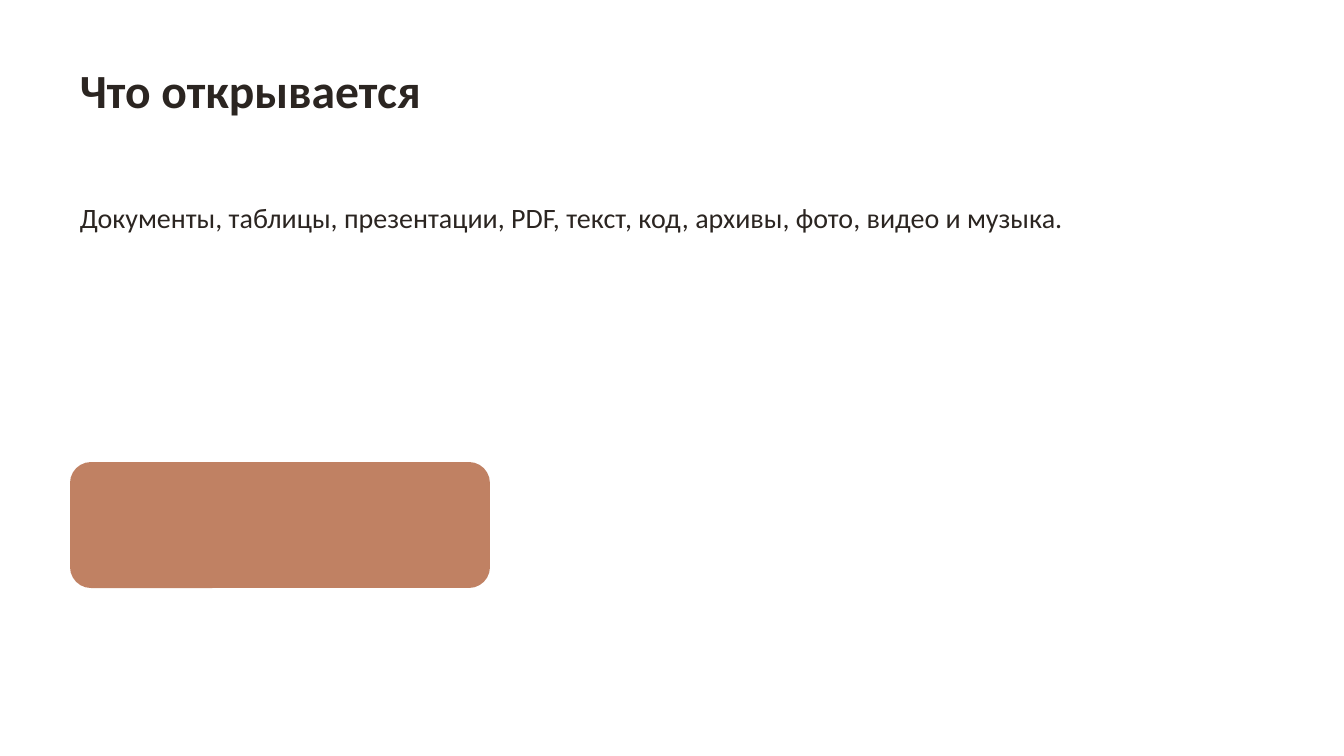
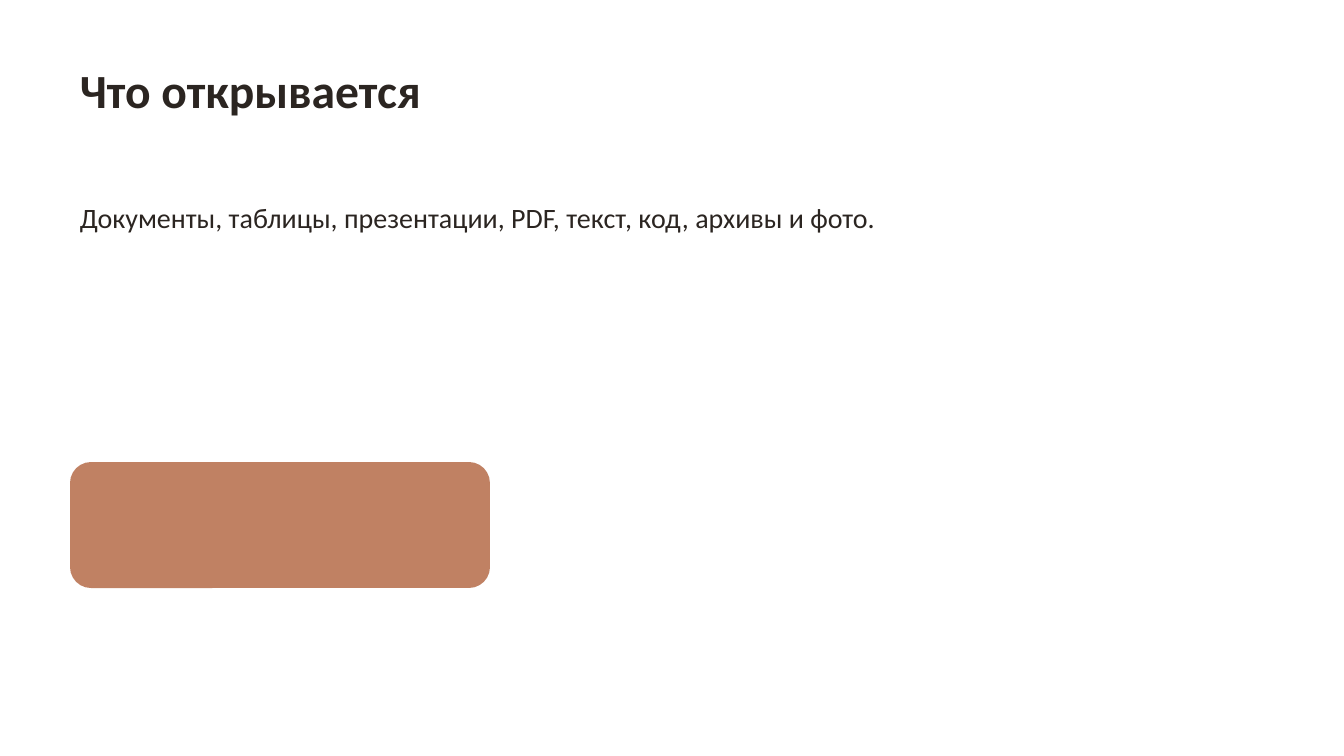
Before and after one commit to miiko3/OpenFiles, a slide deck: slide 2 of docs/demo/Документы/Презентация.pptx. Drawn at 1344x756 pixels with LibreOffice and Linux fonts; fonts in the diff are those of the drawing. Boxes give left, top, right and bottom in pixels: in the first picture for what was removed or moved away, otherwise in the second. Text is boxed around its words. In the diff, an @@ line names an element or a change of style, - is before the commit and + after.

```diff
--- a/docs/demo/Документы/Презентация.pptx
+++ b/docs/demo/Документы/Презентация.pptx
@@ text at bbox=[80, 209, 874, 233]: text changed @@
-Документы, таблицы, презентации, PDF, текст, код, архивы, фото, видео и музыка.
+Документы, таблицы, презентации, PDF, текст, код, архивы и фото.
```
Also in this commit, not shown: 28 other files.
